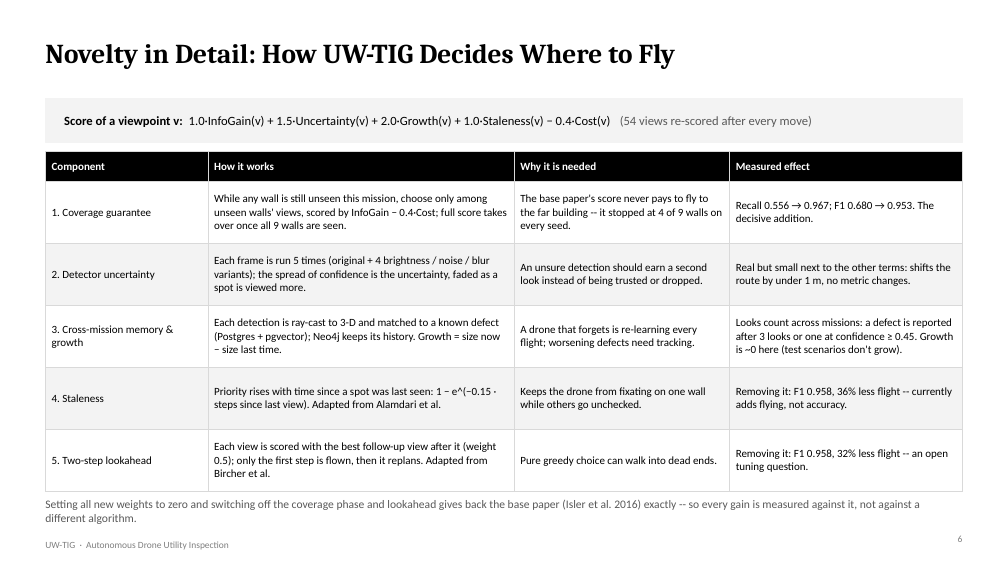
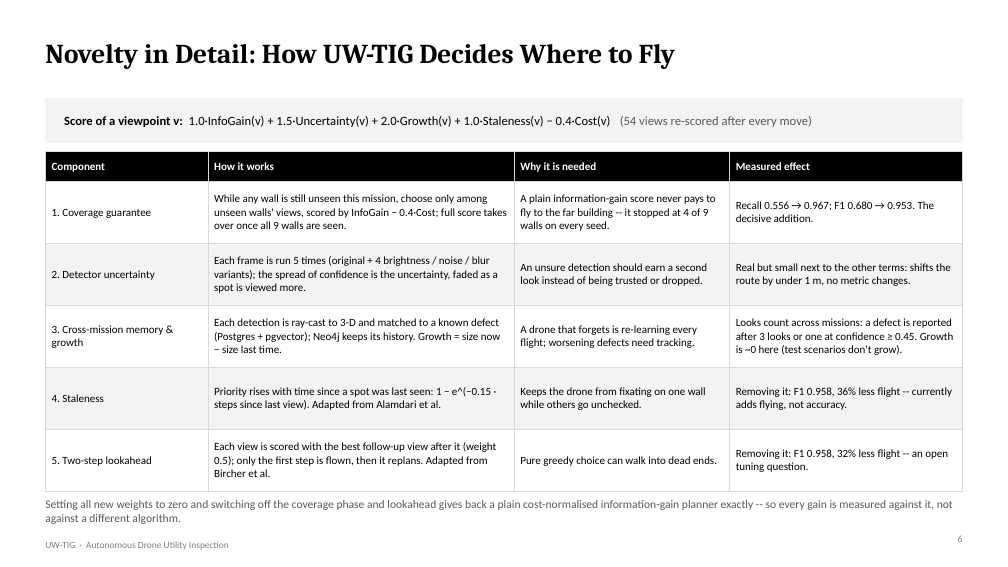
Before and after one commit to DrNeel11/project_work_1, a slide deck: slide 6 of drone-sim-today/Autonomous_Drone_Inspection_Progress.pptx. Drawn at 1008x567 pixels with LibreOffice and Linux fonts; fonts in the diff are those of the drawing. Boxes give left, top, right and bottom in pixels: in the first picture for what was removed or moved away, otherwise in the second. Text is boxed around its words. In the diff, an @@ line names an element or a change of style, - is before the commit and + after.

```diff
--- a/drone-sim-today/Autonomous_Drone_Inspection_Progress.pptx
+++ b/drone-sim-today/Autonomous_Drone_Inspection_Progress.pptx
@@ table at bbox=[45, 151, 963, 481] @@
-row 2, column 3: The base paper's score never pays to fly to the far building -- it stopped at 4 of 9 walls on every seed.
+row 2, column 3: A plain information-gain score never pays to fly to the far building -- it stopped at 4 of 9 walls on every seed.
@@ text at bbox=[45, 500, 953, 524]: text changed @@
-Setting all new weights to zero and switching off the coverage phase and lookahead gives back the base paper (Isler et al. 2016) exactly -- so every gain is measured against it, not against a different algorithm.
+Setting all new weights to zero and switching off the coverage phase and lookahead gives back a plain cost-normalised information-gain planner exactly -- so every gain is measured against it, not against a different algorithm.
```
Also in this commit, not shown: 5 other slides changed, 11 other files.
